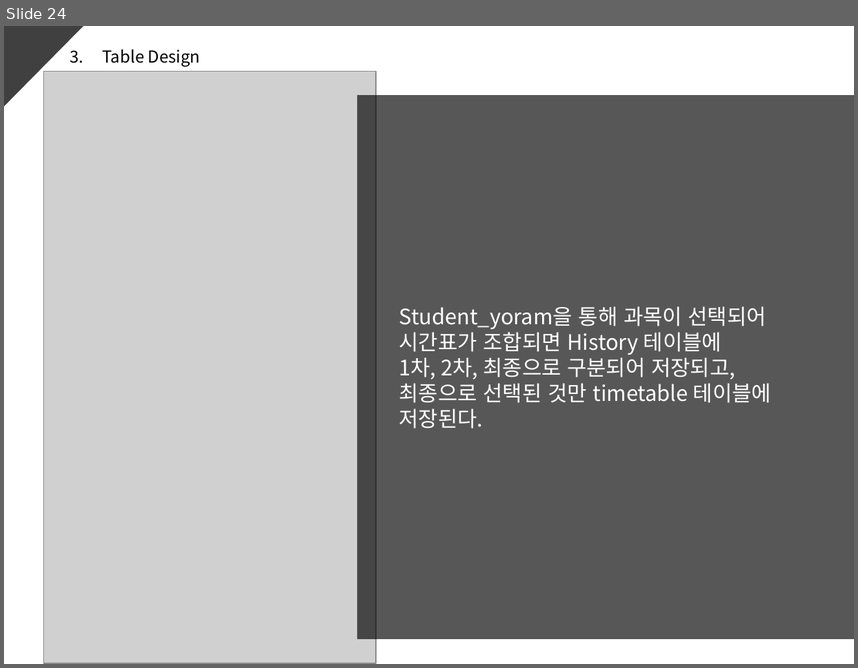
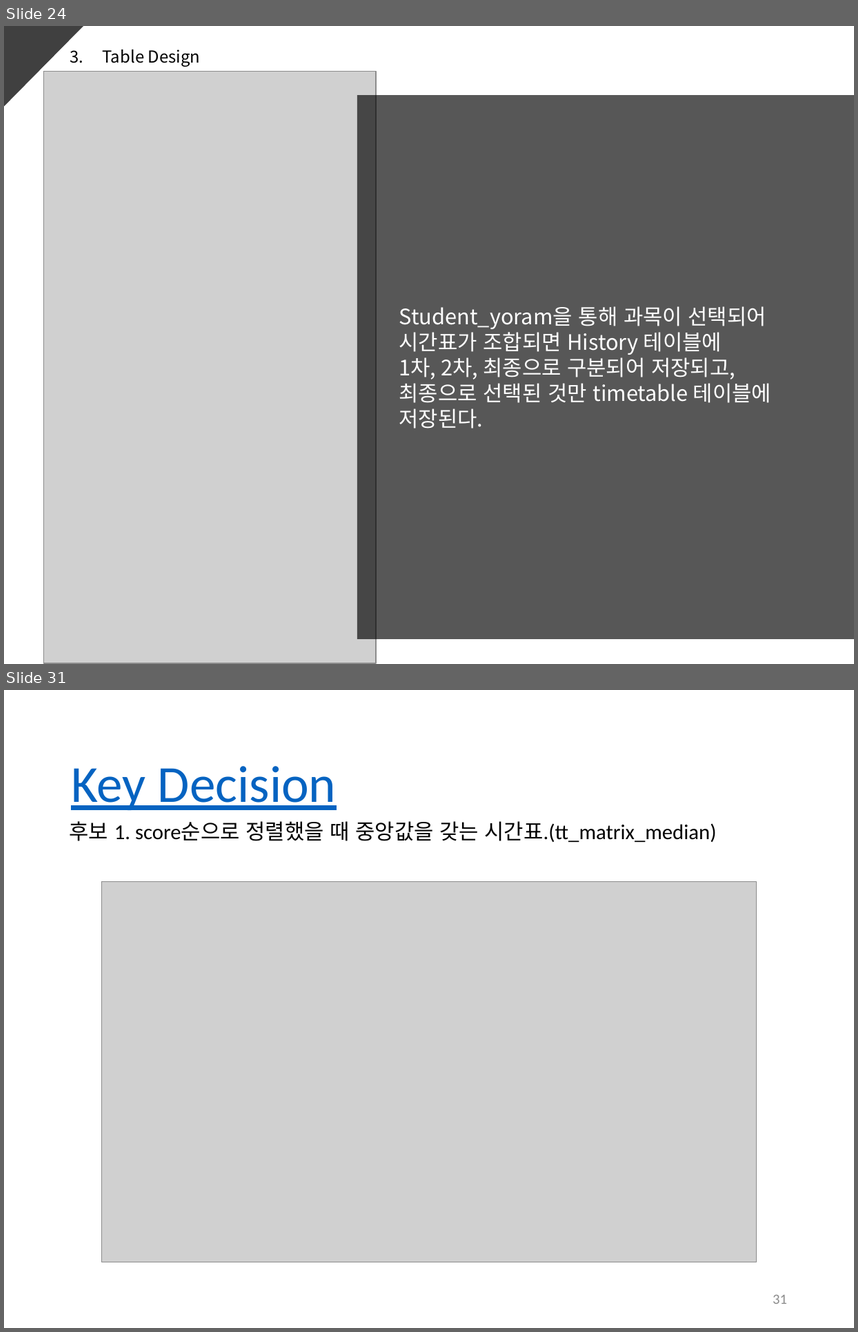
Before and after one commit to ed-jinyoung-park/SoftwareTeam2, a slide deck: 최종산출물/2팀_SAD 2.0.pptx. Shown one above the other, each under a label of ours: slide 24 before the commit, slides 24 and 31 after it; the slides between them are not shown. The pictures are 858x668 and 858x1332 pixels, drawn with LibreOffice and Linux fonts; fonts in the diff are those of the drawing; grey boxes stand for pictures. Boxes give left, top, right and bottom in pixels: in the first picture for what was removed or moved away, otherwise in the second. Text is boxed around its words. In the diff, an @@ line names an element or a change of style, - is before the commit and + after.

```diff
--- a/최종산출물/2팀_SAD 2.0.pptx
+++ b/최종산출물/2팀_SAD 2.0.pptx
@@ slide 31 added at box(4, 690, 854, 1328), background #FFFFFF @@
@@ title added at box(71, 766, 337, 810), 44 pt, text #0563C1, underline @@
+Key Decision
@@ text added at box(69, 821, 717, 842), 18 pt, text #000000 @@
+후보 1. score순으로 정렬했을 때 중앙값을 갖는 시간표.(tt_matrix_median)
@@ picture added at box(102, 881, 756, 1261) @@
@@ page number added at box(773, 1294, 787, 1303), 12 pt, text #8C8C8C @@
+31
```
Also in this commit, not shown: 1 slide changed, 8 other slides added, 8 slides removed.
